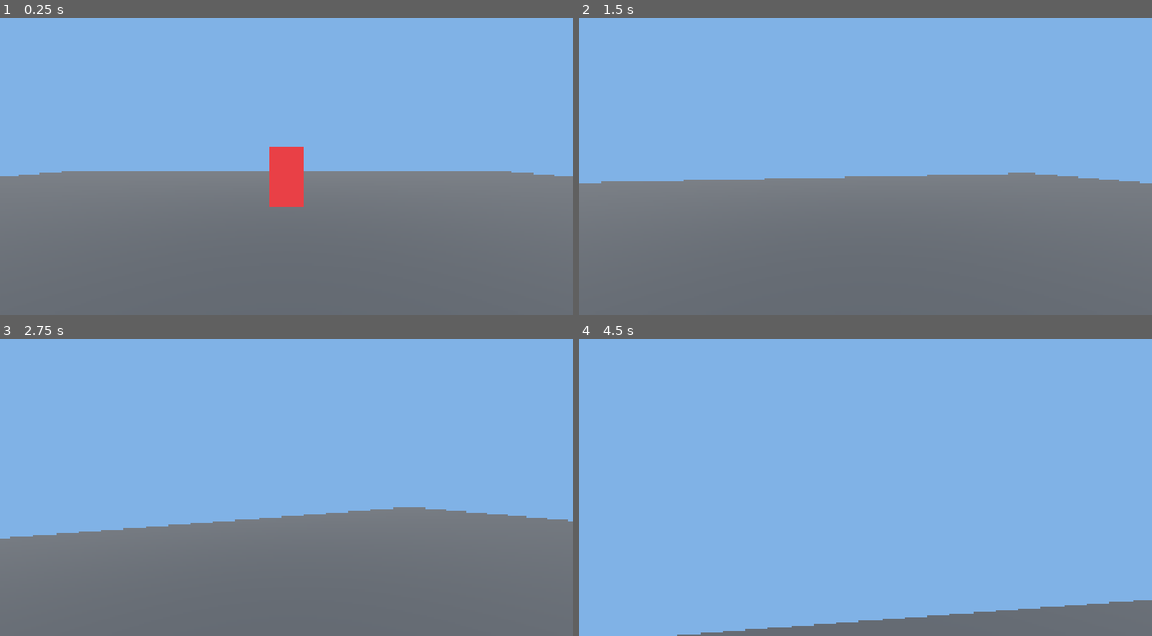
Above: before the commit, frames 1-4 (two rows, left to right).
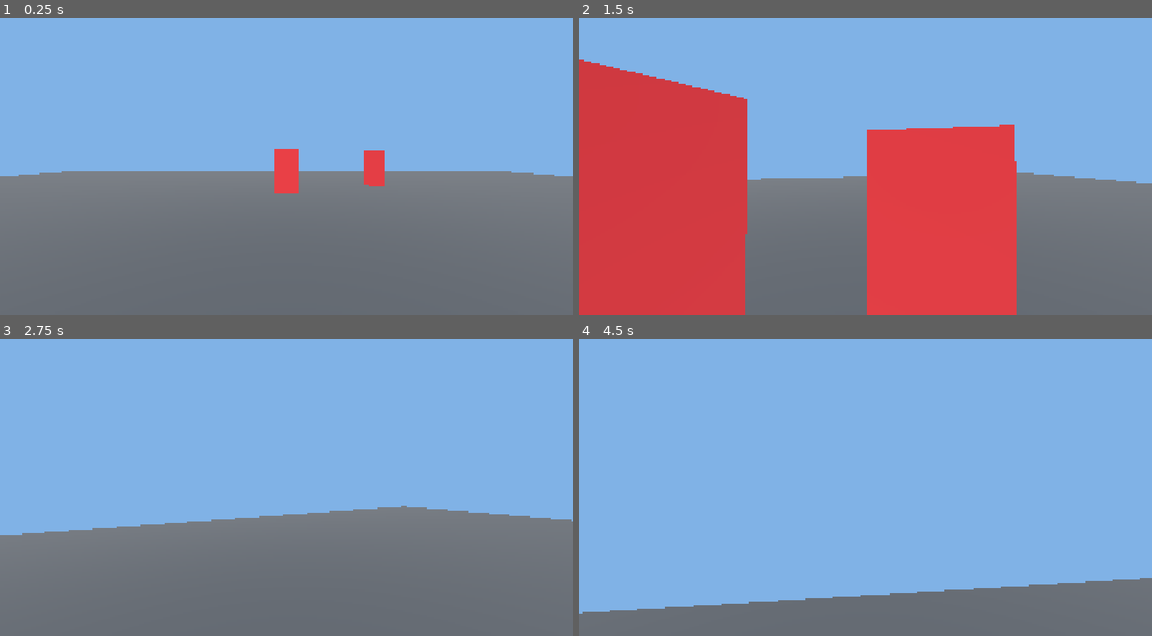
Above: after the commit, the same moments.

Repository: Potatopill98/let-s_go
Game: Godot game, scene res://modules/weapon/tests/weapon_test.tscn
Two runs of this game, one before a commit and one after it. Both use one fixed random seed, a clock stepped at 60 frames per second and the inputs below. Before the commit the project starts from res://modules/monster/tests/monster_test.tscn.
Inputs (mouse positions are in pixels of both pictures, inside the frame that each line leads up to):
- Up to frame 1 (0.25 s): no input
- Up to frame 2 (1.5 s): tap Enter at 0.5 s; move the mouse to (894, 151) at 0.52 s; hold W (move_forward) from 0.53 s (still down); tap E (interact) at 0.6 s; click (894, 151) at 0.67 s; tap Space (jump) at 0.77 s; tap 1 at 0.8, 1.35 s; move the mouse to (836, 154) at 1.27 s; click (836, 154) at 1.42 s
- Up to frame 3 (2.75 s): keep holding W (move_forward); tap Space (jump) at 1.52 s; tap 2 at 1.55, 2.1 s; move the mouse to (297, 469) at 2.02 s; click (297, 469) at 2.17 s; tap E (interact) at 2.3 s
- Up to frame 4 (4.5 s): keep holding W (move_forward); move the mouse to (859, 481) at 2.77 s; tap E (interact) at 2.85 s; click (859, 481) at 2.92 s; tap Space (jump) at 3.02, 3.77 s; tap 1 at 3.05, 3.6 s; move the mouse to (905, 478) at 3.52 s; click (905, 478) at 3.67 s; tap 2 at 3.8, 4.35 s; tap R (reload) at 4.15 s; move the mouse to (819, 469) at 4.27 s; click (819, 469) at 4.42 s

The runs differ from the first frame. In frame 1, 1.0% of the frame differs, in the area x 47-68%, y 43-64%; in frame 2, 40%, in the area x 0-98%, y 13-100%; in frame 3, 0.5%; in frame 4, 8.4%.

Commit message:
feat: 武器模块完成，木棒近战+手枪远程，支持拾取、切换、攻击、换弹

Diff:
--- a/modules/player/player.gd
+++ b/modules/player/player.gd
@@ -27,6 +27,9 @@
 var punch_cd_timer: float = 0.0
 var dodge_direction: Vector3 = Vector3.ZERO
 var hit_stun_timer: float = 0.0
+# 武器系统
+var weapons: Array = []
+var current_weapon_index: int = -1
 
 @onready var head: Node3D = $Head
 @onready var camera: Camera3D = $Head/Camera3D
@@ -55,6 +58,14 @@
 	# 闪避触发
 	if event is InputEventKey and event.pressed and event.keycode == KEY_Q and dodge_cd_timer <= 0.0 and not is_dodging and is_on_floor():
 		start_dodge()
+	# 武器切换 1/2
+	if event is InputEventKey and event.pressed and event.keycode == KEY_1:
+		switch_weapon(0)
+	if event is InputEventKey and event.pressed and event.keycode == KEY_2:
+		switch_weapon(1)
+	# 换弹R
+	if event is InputEventKey and event.pressed and event.keycode == KEY_R:
+		reload_current_weapon()
 
 func _physics_process(delta: float) -> void:
 	# 计时器递减
@@ -64,9 +75,14 @@
 		punch_cd_timer -= delta
 	if hit_stun_timer > 0.0:
 		hit_stun_timer -= delta
-	# 挥拳检测
-	if Input.is_mouse_button_pressed(MOUSE_BUTTON_LEFT) and punch_cd_timer <= 0.0 and not is_dodging and hit_stun_timer <= 0.0:
-		start_punch()
+	# 攻击检测：有武器用武器，没有就挥拳
+	if Input.is_mouse_button_pressed(MOUSE_BUTTON_LEFT) and not is_dodging and hit_stun_timer <= 0.0:
+		if current_weapon_index >= 0 and current_weapon_index < weapons.size():
+			var weapon: Node = weapons[current_weapon_index]
+			if weapon != null and weapon.can_attack():
+				weapon.attack()
+		elif punch_cd_timer <= 0.0:
+			start_punch()
 	# 受击硬直期间只应用重力和击退，不覆盖移动速度
 	if hit_stun_timer > 0.0:
 		if not is_on_floor():
@@ -151,3 +167,51 @@
 	hit_stun_timer = hit_stun_duration
 	if current_health <= 0.0:
 		current_health = 0.0
+
+
+# 装备武器
+func equip_weapon(weapon: Node) -> void:
+	if weapon == null:
+		return
+	# 先隐藏当前武器
+	if current_weapon_index >= 0 and current_weapon_index < weapons.size():
+		var old_weapon: Node = weapons[current_weapon_index]
+		if old_weapon != null:
+			old_weapon.visible = false
+	# 添加新武器
+	weapons.append(weapon)
+	weapon.set_owner_player(self)
+	# 挂载到武器点
+	var mount: Node3D = get_node("Head/WeaponMount") as Node3D
+	if mount != null:
+		mount.add_child(weapon)
+		weapon.position = Vector3.ZERO
+		weapon.rotation = Vector3.ZERO
+	# 切换到新武器
+	current_weapon_index = weapons.size() - 1
+
+# 切换武器
+func switch_weapon(index: int) -> void:
+	if index < 0 or index >= weapons.size():
+		return
+	if index == current_weapon_index:
+		return
+	# 隐藏当前武器
+	if current_weapon_index >= 0 and current_weapon_index < weapons.size():
+		var old_weapon: Node = weapons[current_weapon_index]
+		if old_weapon != null:
+			old_weapon.visible = false
+	# 显示新武器
+	current_weapon_index = index
+	var new_weapon: Node = weapons[current_weapon_index]
+	if new_weapon != null:
+		new_weapon.visible = true
+
+# 换弹
+func reload_current_weapon() -> void:
+	if current_weapon_index < 0 or current_weapon_index >= weapons.size():
+		return
+	var weapon: Node = weapons[current_weapon_index]
+	if weapon.has_method("reload"):
+
+		weapon.reload()
--- /dev/null
+++ b/modules/weapon/base_weapon.gd
@@ -0,0 +1,31 @@
+extends Node3D
+class_name BaseWeapon
+
+# 通用武器属性
+@export var weapon_name: String = "BaseWeapon"
+@export var damage: float = 10.0
+@export var attack_cooldown: float = 1.0
+@export var knockback_force: float = 5.0
+
+# 内部状态
+var attack_timer: float = 0.0
+var owner_player: Player = null
+
+func _ready() -> void:
+	add_to_group("weapon")
+
+func _process(delta: float) -> void:
+	if attack_timer > 0.0:
+		attack_timer -= delta
+
+# 武器被玩家拾取时调用
+func set_owner_player(player: Player) -> void:
+	owner_player = player
+
+# 攻击接口，子类实现
+func attack() -> void:
+	pass
+
+# 判断是否可以攻击
+func can_attack() -> bool:
+	return attack_timer <= 0.0 and owner_player != null
--- /dev/null
+++ b/modules/weapon/melee_weapon.gd
@@ -0,0 +1,52 @@
+extends Node3D
+class_name MeleeWeapon
+
+# 武器属性
+@export var weapon_name: String = "木棒"
+@export var damage: float = 15.0
+@export var attack_cooldown: float = 0.8
+@export var knockback_force: float = 8.0
+@export var attack_range: float = 2.5
+@export var attack_angle: float = 120.0
+
+var attack_timer: float = 0.0
+var owner_player: Player = null
+
+func _ready() -> void:
+	add_to_group("weapon")
+
+func _process(delta: float) -> void:
+	if attack_timer > 0.0:
+		attack_timer -= delta
+
+func set_owner_player(player: Player) -> void:
+	owner_player = player
+
+func can_attack() -> bool:
+	return attack_timer <= 0.0 and owner_player != null
+
+func attack() -> void:
+	if not can_attack():
+		return
+	attack_timer = attack_cooldown
+	if owner_player == null:
+		return
+	var monsters: Array = get_tree().get_nodes_in_group("monster")
+	var face_dir: Vector3 = -owner_player.global_transform.basis.z
+	face_dir.y = 0.0
+	face_dir = face_dir.normalized()
+	for node in monsters:
+		var m: BaseMonster = node as BaseMonster
+		if m == null or m.is_dead:
+			continue
+		var to_monster: Vector3 = m.global_position - owner_player.global_position
+		to_monster.y = 0.0
+		var dist: float = to_monster.length()
+		if dist > attack_range:
+			continue
+		var angle_cos: float = cos(deg_to_rad(attack_angle / 2.0))
+		if to_monster.normalized().dot(face_dir) < angle_cos:
+			continue
+		var knockback_dir: Vector3 = to_monster.normalized()
+		var knockback: Vector3 = knockback_dir * knockback_force
+		m.take_damage(damage, knockback)
--- /dev/null
+++ b/modules/weapon/melee_weapon.tscn
@@ -0,0 +1,18 @@
+[gd_scene load_steps=4 format=3 uid="uid://melee_weapon_001"]
+
+[ext_resource type="Script" path="res://modules/weapon/melee_weapon.gd" id="1"]
+
+[sub_resource type="StandardMaterial3D" id="WoodMat"]
+albedo_color = Color(0.6, 0.4, 0.2, 1)
+
+[sub_resource type="CubeMesh" id="BatMesh"]
+material = SubResource("WoodMat")
+size = Vector3(0.1, 0.8, 0.1)
+
+[node name="MeleeWeapon" type="Node3D"]
+script = ExtResource("1")
+
+[node name="Mesh" type="MeshInstance3D" parent="."]
+mesh = SubResource("BatMesh")
+position.y = -0.4
+rotation.z = 0.3
--- /dev/null
+++ b/modules/weapon/ranged_weapon.gd
@@ -0,0 +1,71 @@
+extends Node3D
+class_name RangedWeapon
+
+# 武器属性
+@export var weapon_name: String = "手枪"
+@export var damage: float = 25.0
+@export var attack_cooldown: float = 0.3
+@export var knockback_force: float = 5.0
+@export var fire_range: float = 50.0
+@export var mag_size: int = 12
+@export var reload_time: float = 1.5
+
+var attack_timer: float = 0.0
+var owner_player: Player = null
+var current_ammo: int = 12
+var is_reloading: bool = false
+var reload_timer: float = 0.0
+
+func _ready() -> void:
+	add_to_group("weapon")
+	current_ammo = mag_size
+
+func _process(delta: float) -> void:
+	if attack_timer > 0.0:
+		attack_timer -= delta
+	if is_reloading:
+		reload_timer -= delta
+		if reload_timer <= 0.0:
+			is_reloading = false
+			current_ammo = mag_size
+
+func set_owner_player(player: Player) -> void:
+	owner_player = player
+
+func can_attack() -> bool:
+	return attack_timer <= 0.0 and owner_player != null and not is_reloading
+
+func attack() -> void:
+	if not can_attack():
+		return
+	if current_ammo <= 0:
+		reload()
+		return
+	attack_timer = attack_cooldown
+	current_ammo -= 1
+	if owner_player == null:
+		return
+	var camera: Camera3D = owner_player.get_node("Head/Camera3D") as Camera3D
+	if camera == null:
+		return
+	var from: Vector3 = camera.global_position
+	var to: Vector3 = from + camera.global_transform.basis.z * -fire_range
+	var space_state: PhysicsDirectSpaceState3D = get_world_3d().direct_space_state
+	var query: PhysicsRayQueryParameters3D = PhysicsRayQueryParameters3D.create(from, to)
+	query.collision_mask = 2
+	var result: Dictionary = space_state.intersect_ray(query)
+	if result.has("collider"):
+		var hit_node: Node = result.collider as Node
+		if hit_node is BaseMonster:
+			var monster: BaseMonster = hit_node as BaseMonster
+			var knockback_dir: Vector3 = camera.global_transform.basis.z * -1
+			knockback_dir.y = 0.0
+			knockback_dir = knockback_dir.normalized()
+			var knockback: Vector3 = knockback_dir * knockback_force
+			monster.take_damage(damage, knockback)
+
+func reload() -> void:
+	if is_reloading or current_ammo == mag_size:
+		return
+	is_reloading = true
+	reload_timer = reload_time
--- /dev/null
+++ b/modules/weapon/ranged_weapon.tscn
@@ -0,0 +1,17 @@
+[gd_scene load_steps=4 format=3 uid="uid://ranged_weapon_001"]
+
+[ext_resource type="Script" path="res://modules/weapon/ranged_weapon.gd" id="1"]
+
+[sub_resource type="StandardMaterial3D" id="GunMat"]
+albedo_color = Color(0.2, 0.2, 0.2, 1)
+
+[sub_resource type="CubeMesh" id="GunMesh"]
+material = SubResource("GunMat")
+size = Vector3(0.15, 0.15, 0.4)
+
+[node name="RangedWeapon" type="Node3D"]
+script = ExtResource("1")
+
+[node name="Mesh" type="MeshInstance3D" parent="."]
+mesh = SubResource("GunMesh")
+position.z = -0.2
--- /dev/null
+++ b/modules/weapon/tests/weapon_test.tscn
@@ -0,0 +1,59 @@
+[gd_scene load_steps=12 format=3 uid="uid://weapon_test_001"]
+
+[ext_resource type="PackedScene" path="res://modules/player/player.tscn" id="1_player"]
+[ext_resource type="PackedScene" path="res://modules/monster/base_monster.tscn" id="2_monster"]
+[ext_resource type="PackedScene" path="res://modules/weapon/weapon_pickup.tscn" id="3_pickup"]
+[ext_resource type="PackedScene" path="res://modules/weapon/melee_weapon.tscn" id="4_melee"]
+[ext_resource type="PackedScene" path="res://modules/weapon/ranged_weapon.tscn" id="5_ranged"]
+
+[sub_resource type="StandardMaterial3D" id="GroundMat"]
+albedo_color = Color(0.3, 0.3, 0.3, 1)
+
+[sub_resource type="CubeMesh" id="GroundMesh"]
+material = SubResource("GroundMat")
+size = Vector3(40, 1, 40)
+
+[sub_resource type="BoxShape3D" id="GroundCol"]
+size = Vector3(40, 1, 40)
+
+[sub_resource type="Environment" id="Env"]
+background_mode = 1
+background_color = Color(0.5, 0.7, 0.9, 1)
+ambient_light_energy = 1.5
+
+[node name="WeaponTest" type="Node3D"]
+
+[node name="WorldEnv" type="WorldEnvironment" parent="."]
+environment = SubResource("Env")
+
+[node name="Sun" type="DirectionalLight3D" parent="."]
+rotation = Vector3(-45, 0, 0)
+light_energy = 1.5
+
+[node name="Ground" type="MeshInstance3D" parent="."]
+mesh = SubResource("GroundMesh")
+position.y = -0.5
+[node name="GroundBody" type="StaticBody3D" parent="Ground"]
+[node name="GroundShape" type="CollisionShape3D" parent="Ground/GroundBody"]
+shape = SubResource("GroundCol")
+
+; 两只测试怪物
+[node name="Monster1" parent="." instance=ExtResource("2_monster")]
+position = Vector3(0, 0, -10)
+[node name="Monster2" parent="." instance=ExtResource("2_monster")]
+position = Vector3(5, 0, -12)
+
+; 木棒拾取物（黄色发光方块）
+[node name="MeleePickup" parent="." instance=ExtResource("3_pickup")]
+position = Vector3(-3, 0, -3)
+weapon_scene = ExtResource("4_melee")
+weapon_name = "木棒"
+
+; 手枪拾取物（黄色发光方块）
+[node name="RangedPickup" parent="." instance=ExtResource("3_pickup")]
+position = Vector3(3, 0, -3)
+weapon_scene = ExtResource("5_ranged")
+weapon_name = "手枪"
+
+[node name="Player" parent="." instance=ExtResource("1_player")]
+position = Vector3(0, 0, 0)
--- /dev/null
+++ b/modules/weapon/weapon_pickup.gd
@@ -0,0 +1,33 @@
+extends Area3D
+class_name WeaponPickup
+
+@export var weapon_scene: PackedScene
+@export var weapon_name: String = "武器"
+
+var player_in_range: bool = false
+
+func _ready() -> void:
+	add_to_group("weapon_pickup")
+	body_entered.connect(_on_body_entered)
+	body_exited.connect(_on_body_exited)
+
+func _process(delta: float) -> void:
+	if player_in_range and Input.is_action_just_pressed("interact"):
+		pickup()
+
+func _on_body_entered(body: Node3D) -> void:
+	if body is Player:
+		player_in_range = true
+
+func _on_body_exited(body: Node3D) -> void:
+	if body is Player:
+		player_in_range = false
+
+func pickup() -> void:
+	var player: Player = get_tree().get_first_node_in_group("player") as Player
+	if player == null or weapon_scene == null:
+		return
+	# 实例化武器并挂载到玩家武器点
+	var weapon: Node = weapon_scene.instantiate()
+	player.equip_weapon(weapon)
+	queue_free()
--- /dev/null
+++ b/modules/weapon/weapon_pickup.tscn
@@ -0,0 +1,29 @@
+[gd_scene load_steps=5 format=3 uid="uid://weapon_pickup_001"]
+
+[ext_resource type="Script" path="res://modules/weapon/weapon_pickup.gd" id="1"]
+[ext_resource type="PackedScene" path="res://modules/weapon/melee_weapon.tscn" id="2_melee"]
+
+[sub_resource type="CapsuleShape3D" id="PickupCol"]
+radius = 1.0
+height = 2.0
+
+[sub_resource type="StandardMaterial3D" id="PickupMat"]
+albedo_color = Color(1.0, 0.8, 0.2, 1)
+emission_enabled = true
+emission = Color(1.0, 0.8, 0.2, 1)
+emission_energy_multiplier = 0.5
+
+[sub_resource type="CubeMesh" id="PickupMesh"]
+material = SubResource("PickupMat")
+size = Vector3(0.5, 0.5, 0.5)
+
+[node name="WeaponPickup" type="Area3D"]
+script = ExtResource("1")
+weapon_scene = ExtResource("2_melee")
+
+[node name="CollisionShape3D" type="CollisionShape3D" parent="."]
+shape = SubResource("PickupCol")
+
+[node name="Mesh" type="MeshInstance3D" parent="."]
+mesh = SubResource("PickupMesh")
+position.y = 1.0
--- a/project.godot
+++ b/project.godot
@@ -8,17 +8,17 @@
 
 config_version=5
 
-"ï»¿config_version"=5
 "茂禄驴config_version"=5
 "鑼傜椹碿onfig_version"=5
 "閼煎倻顩╂す纰縪nfig_version"=5
 "闁肩厧鍊婚々鈺傘仚绾扮釜nfig_version"=5
 "闂佽偐鍘ч崐濠氥€呴埡鍌樹粴缁炬壆閲渘fig_version"=5
+"闂備浇鍋愰崢褔宕愭繝姘モ偓鍛村煛閸屾ü绮寸紒鐐闁叉笜fig_version"=5
 
 [application]
 
 config/name="Lab Escape 3D Co-op Demo"
-run/main_scene="res://modules/monster/tests/monster_test.tscn"
+run/main_scene="res://modules/weapon/tests/weapon_test.tscn"
 config/features=PackedStringArray("4.7", "Forward Plus")
 
 [display]
